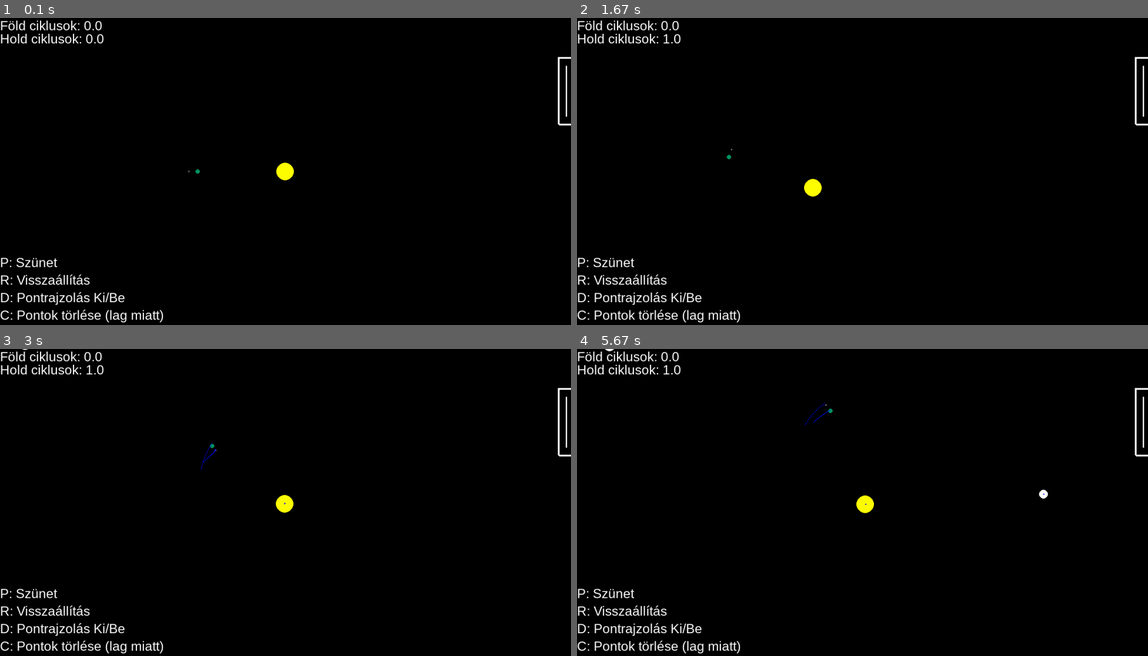
Above: before the commit, frames 1-4 (two rows, left to right).
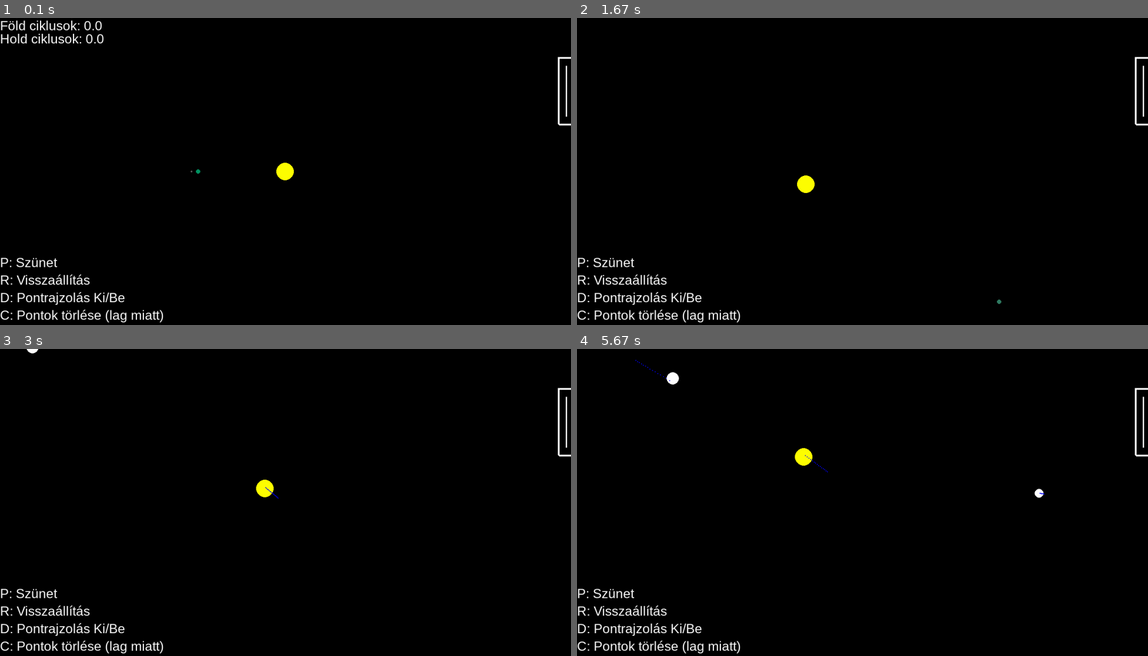
Above: after the commit, the same moments.

Repository: SebRHQ/pygame
Game: pygame game, started from gravitysim/main.py
Same seed, same stepped clock (60 frames per second), same inputs: the game is played once before the commit and once after it.
Inputs (mouse positions are in pixels of both pictures, inside the frame that each line leads up to):
- Up to frame 1 (0.1 s): no input
- Up to frame 2 (1.67 s): hold Right 0.33-0.8 s; hold Up 0.83-1.13 s; tap E at 0.98 s; hold Right 1.17-1.63 s
- Up to frame 3 (3 s): hold Left 1.67-2.2 s; tap D at 1.82 s; hold Down 2.23-2.53 s; tap E at 2.38 s; hold Left 2.57-2.97 s
- Up to frame 4 (5.67 s): hold Up 3-3.37 s; tap D at 3.15, 4.55 s; click (1045, 493) at 4.12 s; hold Down 4.4-4.77 s; hold Left 4.8-5.27 s; tap E at 4.95 s; hold Right from 5.3 s (still down)

The runs differ from the first frame. In frame 1, less than 0.1% of the frame differs, in the area x 32-36%, y 49-51%; in frame 2, 0.7%; in frame 3, 0.8%; in frame 4, 1.0%, in the area x 0-83%, y 0-54%.

Commit message:
Trollolol

Diff:
--- a/gravitysim/main.py
+++ b/gravitysim/main.py
@@ -1,6 +1,6 @@
 import pygame,math,random
 pygame.init()
-G=0.005
+G=0.099
 height=700
 width=1300
 fps=300
